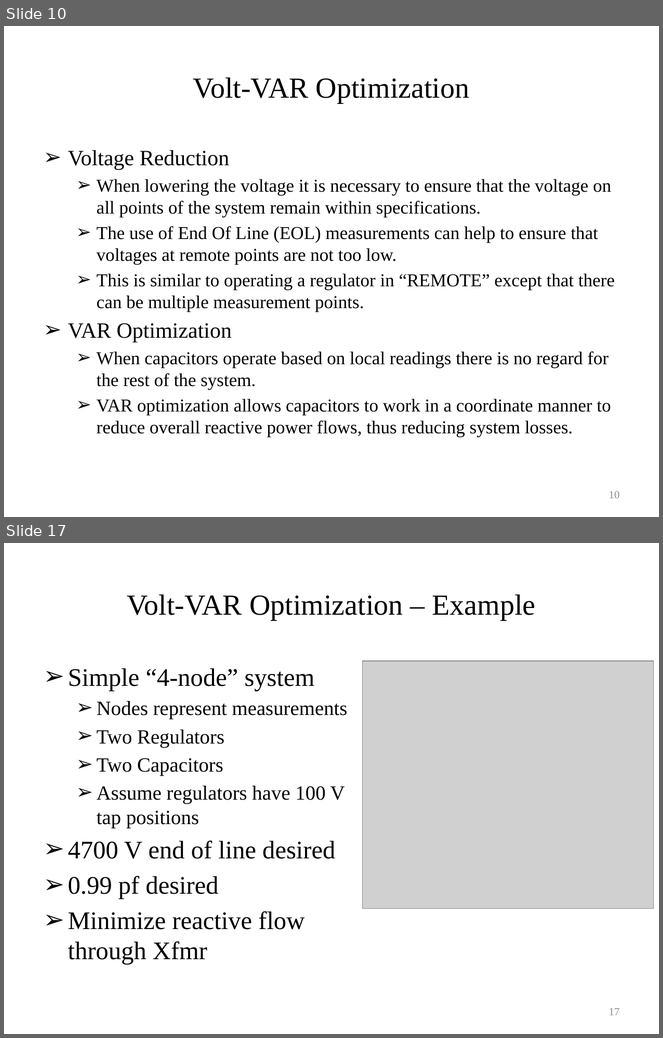
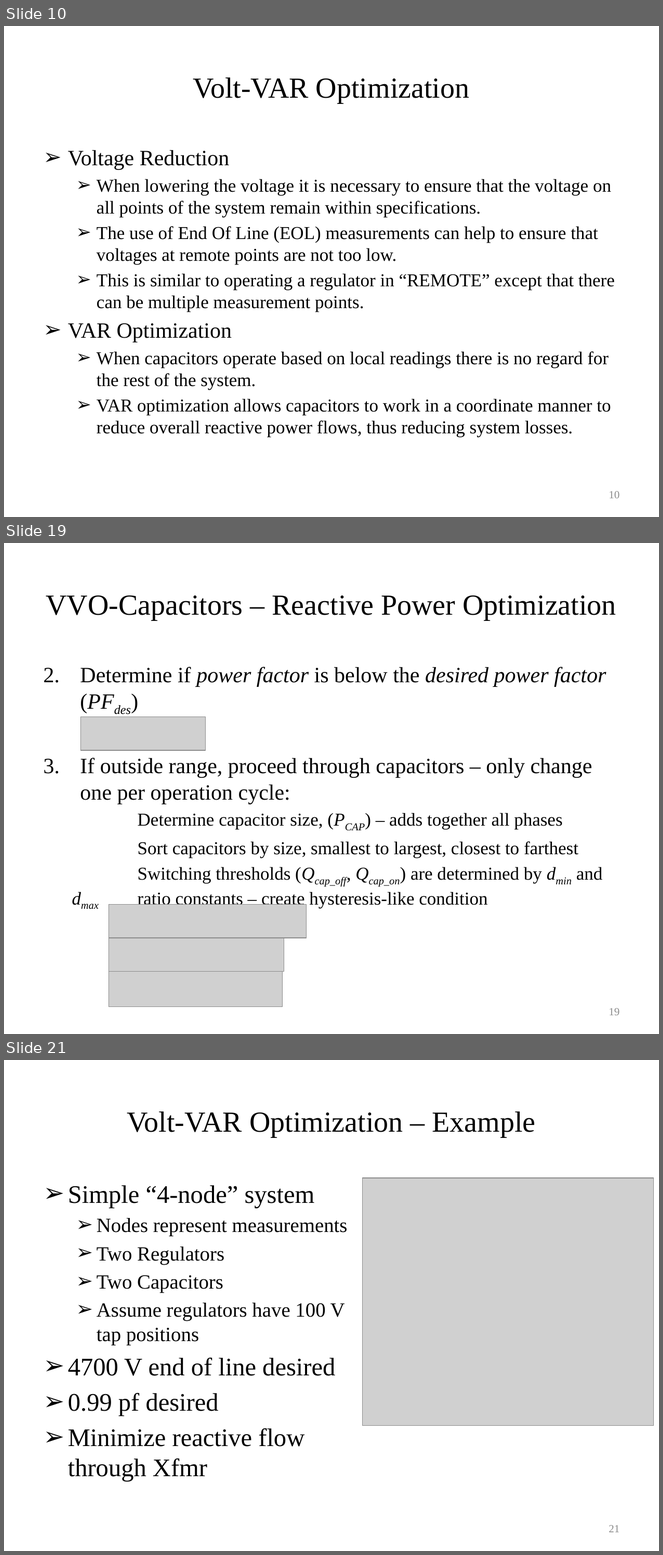
Before and after one commit to gridlab-d/course, a slide deck: University of Washington Class/Module 6 - Volt-VAR Optimization.pptx. Shown one above the other, each under a label of ours: slides 10 and 17 before the commit, slides 10, 19 and 21 after it; the slides between them are not shown. The pictures are 663x1038 and 663x1555 pixels, drawn with LibreOffice and Linux fonts; fonts in the diff are those of the drawing; grey boxes stand for pictures. Boxes give left, top, right and bottom in pixels: in the first picture for what was removed or moved away, otherwise in the second. Text is boxed around its words. In the diff, an @@ line names an element or a change of style, - is before the commit and + after.

```diff
--- a/University of Washington Class/Module 6 - Volt-VAR Optimization.pptx
+++ b/University of Washington Class/Module 6 - Volt-VAR Optimization.pptx
@@ slide 19 added at (4,543,659,1034), background #FFFFFF @@
@@ title added at (46,596,616,620), 32 pt, text #000000 @@
+VVO-Capacitors – Reactive Power Optimization
@@ text added at (80,667,606,909), 20 pt, text #000000 @@
+2. Determine if power factor is below the desired power factor (PFdes)
+3. If outside range, proceed through capacitors – only change one per operation cycle:
+  Determine capacitor size, (PCAP) – adds together all phases
+  Sort capacitors by size, smallest to largest, closest to farthest
+  Switching thresholds (Qcap_off, Qcap_on) are determined by dmin and dmax ratio constants – create hysteresis-like condition
@@ picture added at (80,717,206,750) @@
@@ picture added at (109,905,307,938) @@
@@ picture added at (109,936,284,971) @@
@@ picture added at (109,971,283,1007) @@
@@ page number added at (609,1008,620,1016), 12 pt, text #8C8C8C @@
+19
@@ what was slide 17 is now slide 21 @@
@@ page number at (609,1525,620,1533): text changed @@
-17
+21
```
Also in this commit, not shown: 7 slides changed, 3 other slides added.
